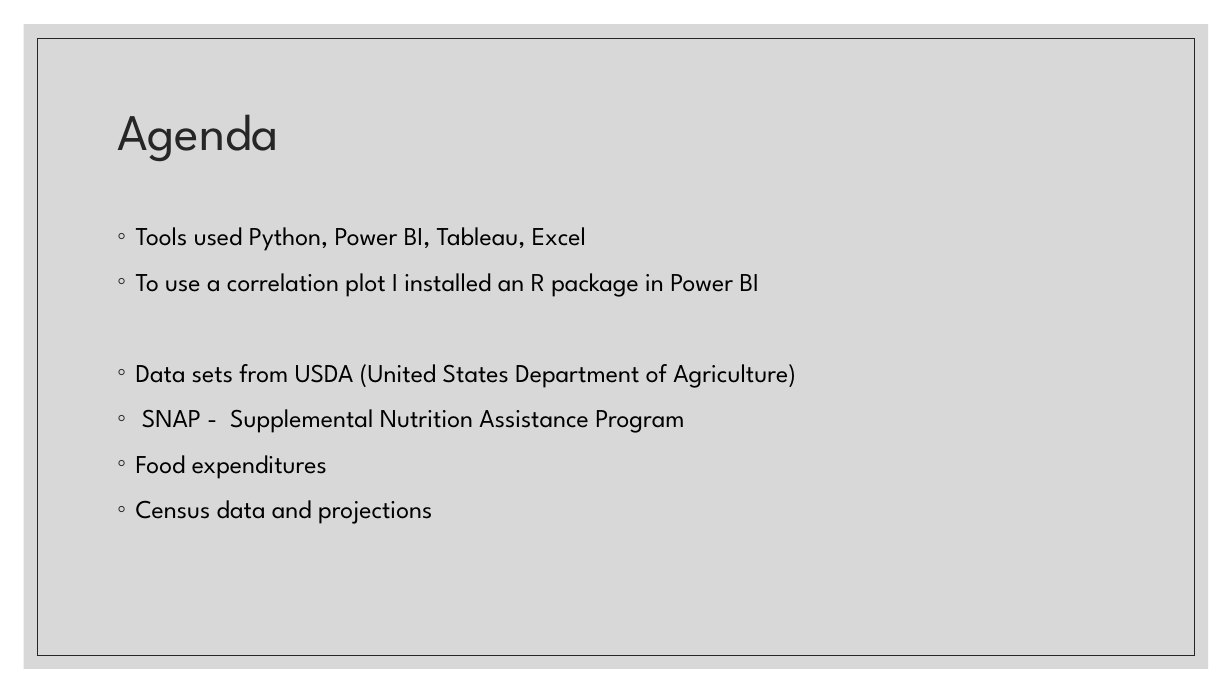
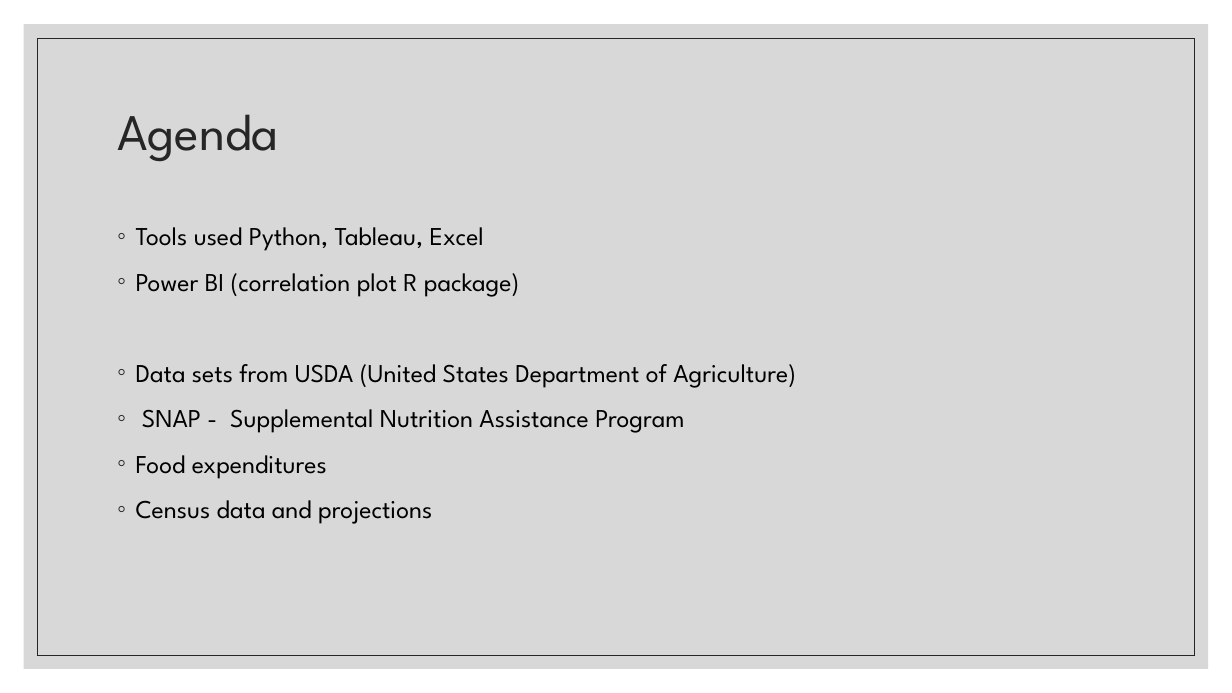
Before and after one commit to annrinTN/capstone_annrumsey, a slide deck: slide 3 of NSS Capstone Ann Rumsey.pptx. Drawn at 1232x693 pixels with LibreOffice and Linux fonts; fonts in the diff are those of the drawing. Boxes give left, top, right and bottom in pixels: in the first picture for what was removed or moved away, otherwise in the second. Text is boxed around its words. In the diff, an @@ line names an element or a change of style, - is before the commit and + after.

Commit message:
updated Tableau and Power Point in progress

```diff
--- a/NSS Capstone Ann Rumsey.pptx
+++ b/NSS Capstone Ann Rumsey.pptx
@@ text at (136, 227, 519, 297): text changed @@
-◦ Tools used Python, Power BI, Tableau, Excel
-◦ To use a correlation plot I installed an R package in Power BI
+◦ Tools used Python, Tableau, Excel
+◦ Power BI (correlation plot R package)
```
Also in this commit, not shown: 3 other slides changed, 4 slides added, 1 slide removed, 4 other files.
